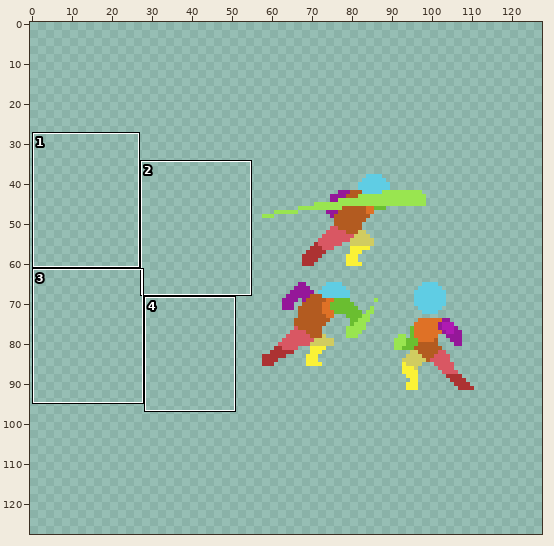
Sprite sheet, stored at images/enemy-sheet0.png. The picture above shows the old version from afar; the outline marks the close-up.
Close-up. Earlier state:
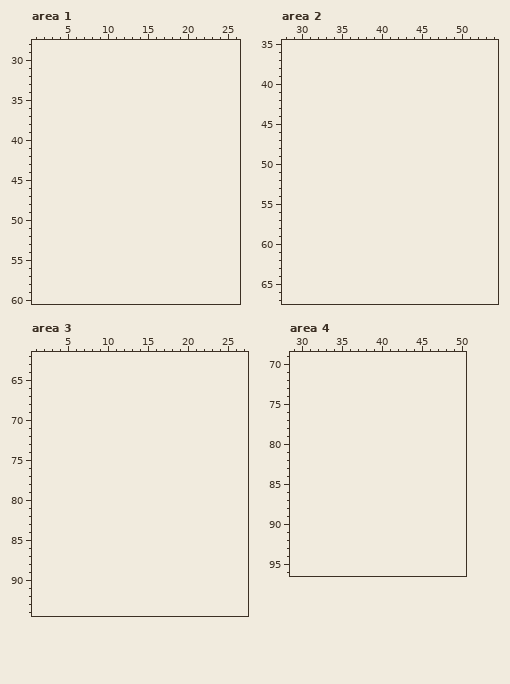
The file is 64x64 pixels. Shown: area 1: x 1..26, y 28..60; area 2: x 28..54, y 35..67; area 3: x 1..27, y 62..94; area 4: x 29..50, y 69..96. The old version is drawn lined up with the new one, on the new canvas. The commit also changed other parts of the picture, which this record leaves out.
After:
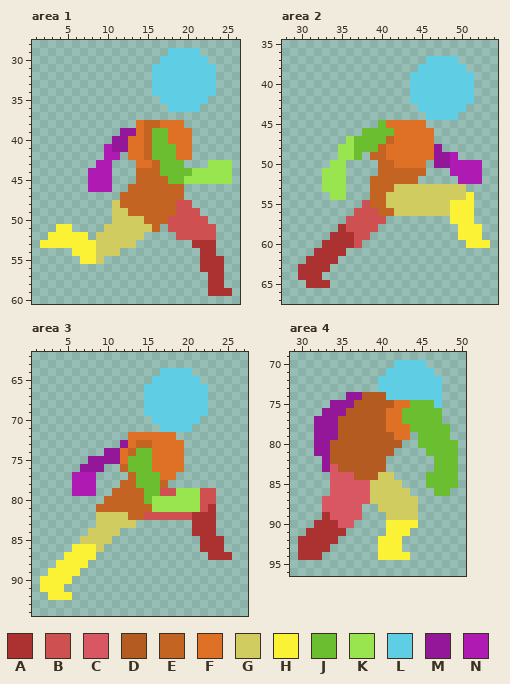
Palette (. is transparent): A #ac3232  B #ce5050  C #d95763  D #b35b20  E #c46423  F #df7126  G #d1cc60  H #fbf236  J #6abe30  K #99e550  L #5fcde4  M #951799  N #af1ab2
Edits made:
canvas 64x64 -> 128x128, the old top-left corner now at 56,36
Changed rows in their new state; - is an unchanged pixel.
Area 1:
first column x 2:
29 ----------------LLLL----
30 ---------------LLLLLL---
31 --------------LLLLLLLL--
32 --------------LLLLLLLL--
33 --------------LLLLLLLL--
34 --------------LLLLLLLL--
35 ---------------LLLLLL---
36 ----------------LLLL----
38 ------------FEEFFF------
39 ----------MMFEJJFFF-----
40 ---------MMFFEJJFFF-----
41 --------NMMFFEJJJFF-----
42 --------NN-FFEJJJFF-----
43 -------NN---FFEJJJ---KKK
44 ------NNN---EEEJJJJKKKKK
45 ------NNN---EEEEJJKKKKKK
46 ------NNN--EEEEEEE------
47 ----------EEEEEEEE------
48 ---------GEEEEEEEBB-----
49 ---------GGEEEEEEBBB----
50 ---------GGGGEEEBBBBB---
51 --HH----GGGGGGE-BBBBBB--
52 -HHHHH-GGGGGG----BBBBB--
53 HHHHHHHGGGGG-------AAA--
54 ----HHHGGG----------AA--
55 -----HHG------------AAA-
56 --------------------AAA-
57 ---------------------AA-
58 ---------------------AA-
59 ---------------------AAA
Area 2:
first column x 30:
37 ----------------LLLL----
38 ---------------LLLLLL---
39 --------------LLLLLLLL--
40 --------------LLLLLLLL--
41 --------------LLLLLLLL--
42 --------------LLLLLLLL--
43 ---------------LLLLLL---
44 ----------------LLLL----
45 ----------JFFFFF--------
46 --------JJJJFFFFF-------
47 ------KJJJJEFFFFF-------
48 -----KKJJJEFFFFFFM------
49 -----KKJ-EEFFFFFFMMN----
50 ----KK----EEFFFF-MMNNNN-
51 ---KKK----EEEEEE---NNNN-
52 ---KKK---EEEEEE-----NNN-
53 ---KKK---EEEGGGGGGGGG---
54 ----KK---EEGGGGGGGGGGH--
55 --------BEEGGGGGGGGHHH--
56 -------BBBEEGGGGGGGHHH--
57 ------BBBBB--------HHH--
58 -----ABBBB----------HHH-
59 ----AAABB-----------HHH-
60 ---AAAAB-------------HHH
61 --AAAA------------------
62 -AAAA-------------------
63 AAAA--------------------
64 AAA---------------------
65 -AAA--------------------
Area 3:
first column x 2:
64 ---------------LLLL-----
65 --------------LLLLLL----
66 -------------LLLLLLLL---
67 -------------LLLLLLLL---
68 -------------LLLLLLLL---
69 -------------LLLLLLLL---
70 --------------LLLLLL----
71 ---------------LLLL-----
72 -----------FFFFFF-------
73 ----------MFEEFFFF------
74 --------MMFEJJFFFF------
75 ------MMMMFJJJFFFF------
76 -----MMM--EJJJFFFF------
77 ----NNN----EJJJFF-------
78 ----NNN---EEJJJE--------
79 ----NNN--EEEEJJBBKKKBB--
80 --------EEEEEJKKKKKKBB--
81 -------EEEEEEEKKKKKKBA--
82 -------GGGGEEBBBBBBAAA--
83 -------GGGGG-------AAA--
84 ------GGGG---------AAA--
85 -----GGGG-----------AAA-
86 ----HHHG------------AAA-
87 ---HHHH--------------AAA
88 --HHHH------------------
89 -HHHH-------------------
90 HHHH--------------------
91 HHH---------------------
92 -HHH--------------------
Area 4:
first column x 30:
70 ------------LLLL----
71 -----------LLLLLL---
72 ----------LLLLLLLL--
73 ----------LLLLLLLL--
74 ------MMDDDLLLLLLL--
75 ----MMMDDDDDFFJJJL--
76 ---MMMDDDDDFFJJJJJ--
77 --MMMDDDDDDFFJJJJJ--
78 --MMMDDDDDDFFFJJJJJ-
79 --MMMDDDDDDDFF-JJJJ-
80 --MMDDDDDDDDD--JJJJJ
81 --MMDDDDDDDD----JJJJ
82 ---MDDDDDDD------JJJ
83 ---MCDDDDDD------JJJ
84 ----CCCDDDGG----JJJJ
85 ----CCCCCGGGG---JJJJ
86 ----CCCCCGGGGG---JJ-
87 ---CCCCCCGGGGGG-----
88 ---CCCCC--GGGGG-----
89 ---ACCCC---GGGG-----
90 --AAACC----HHHH-----
91 -AAAAA-----HHH------
92 AAAAA-----HHH-------
93 AAAA------HHH-------
94 AAA-------HHHH------
Changed places in both close-ups, as pixel boxes (x1, y1, x2, y2):
added: (40, 48, 232, 296)
added: (298, 56, 490, 288)
added: (40, 368, 232, 600)
added: (298, 360, 458, 560)
